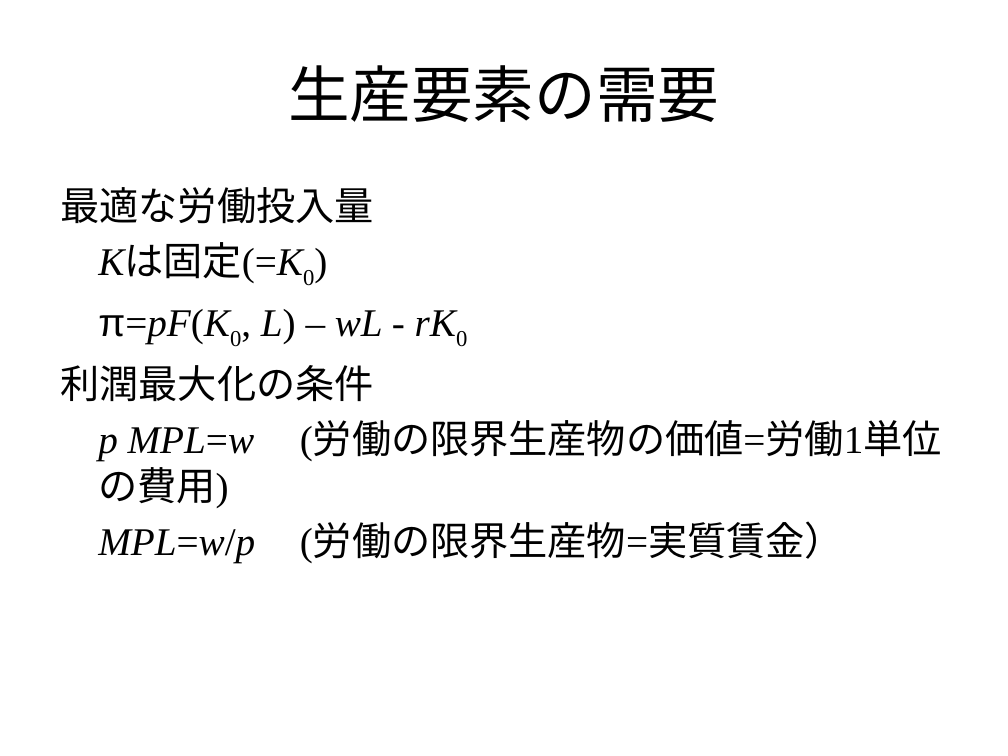
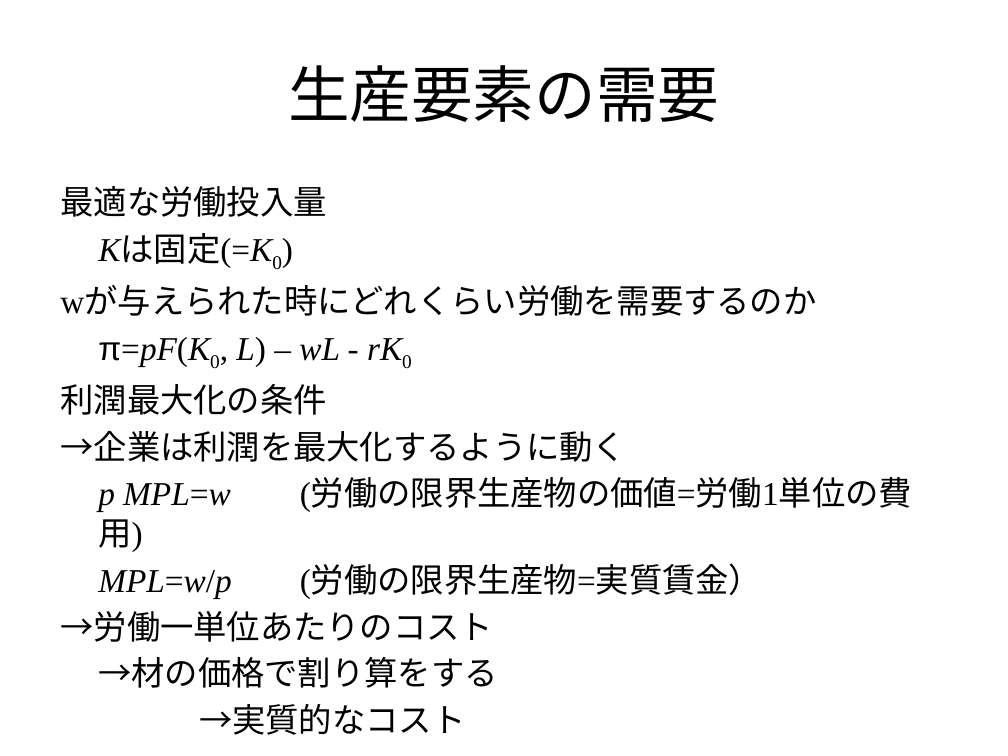
Before and after one commit to h0shihir0/Classes, a slide deck: slide 21 of Economics2/0606Lecture3.pptx. Drawn at 1008x756 pixels with LibreOffice and Linux fonts; fonts in the diff are those of the drawing. Boxes give left, top, right and bottom in pixels: in the first picture for what was removed or moved away, otherwise in the second. Text is boxed around its words. In the diff, an @@ line names an element or a change of style, - is before the commit and + after.

```diff
--- a/Economics2/0606Lecture3.pptx
+++ b/Economics2/0606Lecture3.pptx
@@ text at <box>60,186,912,599</box>: size 28 to 23.8 pt in "最適な労働投入量", "Kは固定(=K0)", "π=pF(K0, L) – wL - rK0", "利潤最大化の条件" and 2 more places @@
@@ text at <box>60,287,816,316</box>: paragraph added @@
+wが与えられた時にどれくらい労働を需要するのか
@@ text at <box>60,431,626,462</box>: paragraph added @@
+→企業は利潤を最大化するように動く
@@ text at <box>60,611,497,735</box>: paragraphs added @@
+→労働一単位あたりのコスト
+→材の価格で割り算をする
+→実質的なコスト
```
Also in this commit, not shown: 7 other slides changed, 9 other files.
